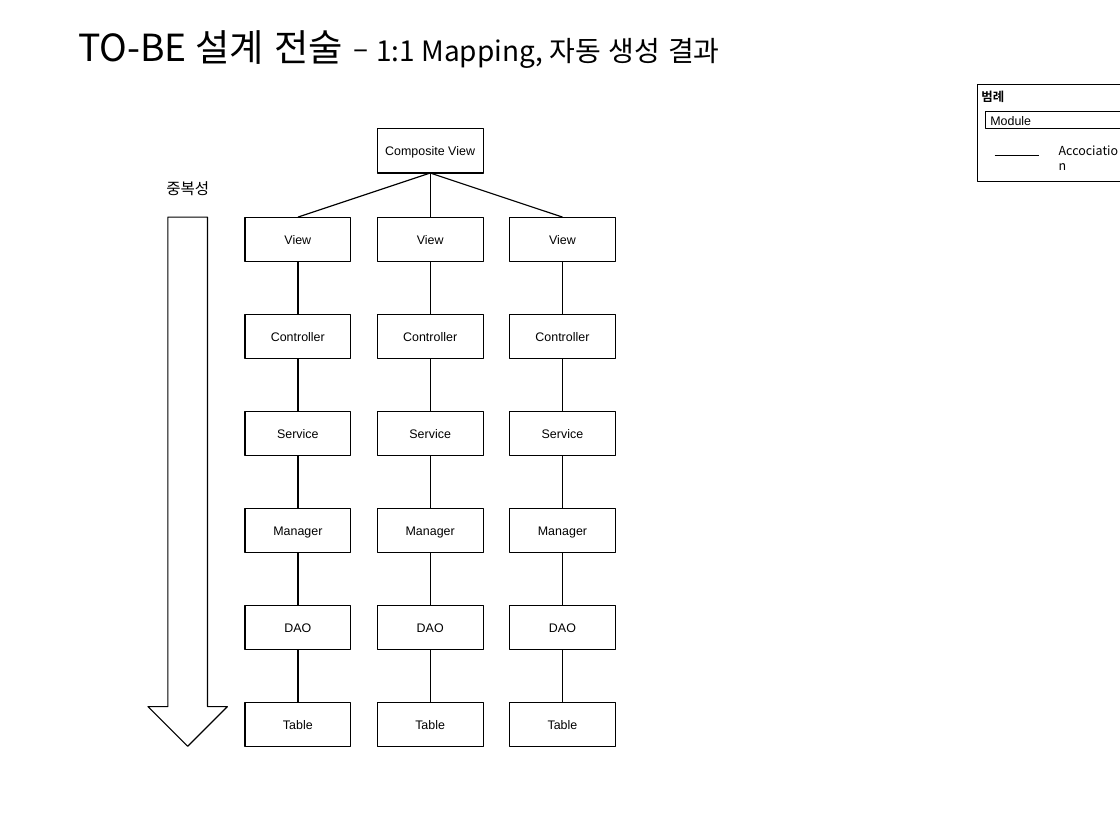
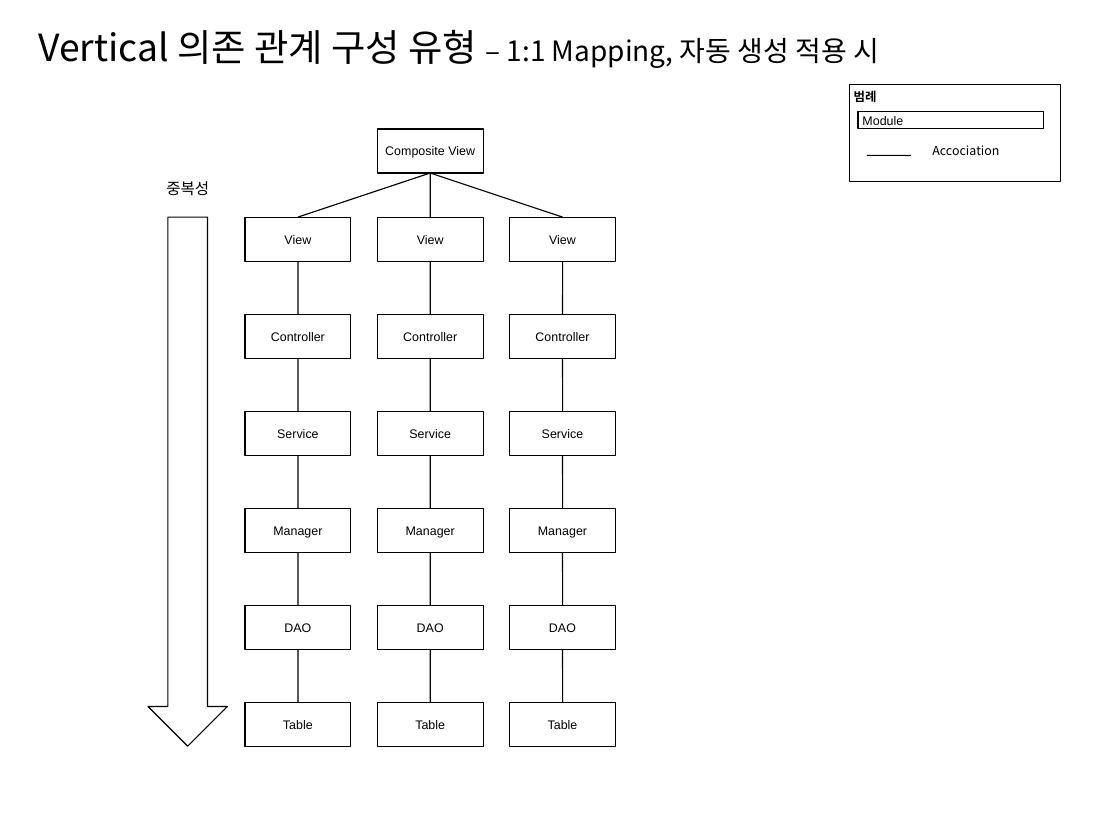
Before and after one commit to kwbaek/codelabor, a slide deck: slide 1 of documentation/0 architecture/design/TO-BE 설계 전술 (Layered Architecture).pptx (slide 7 before the commit). Drawn at 1120x840 pixels with LibreOffice and Linux fonts; fonts in the diff are those of the drawing. Boxes give left, top, right and bottom in pixels: in the first picture for what was removed or moved away, otherwise in the second. Text is boxed around its words. In the diff, an @@ line names an element or a change of style, - is before the commit and + after.

```diff
--- a/documentation/0 architecture/design/TO-BE 설계 전술 (Layered Architecture).pptx
+++ b/documentation/0 architecture/design/TO-BE 설계 전술 (Layered Architecture).pptx
@@ text at [38, 29, 879, 68]: text changed @@
-TO-BE 설계 전술 – 1:1 Mapping, 자동 생성 결과
+Vertical 의존 관계 구성 유형 – 1:1 Mapping, 자동 생성 적용 시
@@ less space between paragraphs; outline #000000 0.75 pt to #000000 0.74 pt in 11 elements at [377, 315, 483, 358], [245, 315, 351, 358], [510, 315, 615, 358], [245, 508, 351, 552], [245, 605, 351, 648], [510, 702, 615, 746], [245, 702, 351, 746], [377, 129, 483, 172], [245, 411, 351, 455], [858, 111, 1043, 129], [849, 85, 1061, 183] @@
@@ text "Accociation" rewrapped from [1047, 138, 1120, 165] to [932, 145, 999, 155] @@
@@ 2 rectangles, 1 line: place and size @@
-2 rectangles, 1 line at [977, 85, 1120, 183]
+2 rectangles, 1 line at [849, 85, 1061, 183]
@@ line (867, 156) - (911, 156): stroke #000000 0.75 pt to #000000 0.74 pt @@
@@ line (298, 314) - (298, 261): stroke #000000 0.75 pt to #000000 0.74 pt @@
@@ line (298, 411) - (298, 358): stroke #000000 0.75 pt to #000000 0.74 pt @@
@@ line (298, 455) - (298, 508): stroke #000000 0.75 pt to #000000 0.74 pt @@
@@ line (298, 552) - (298, 605): stroke #000000 0.75 pt to #000000 0.74 pt @@
@@ line (298, 650) - (298, 702): stroke #000000 0.75 pt to #000000 0.74 pt @@
```
Also in this commit, not shown: 10 other slides changed, 1 slide added, 6 slides removed, 3 other files.
